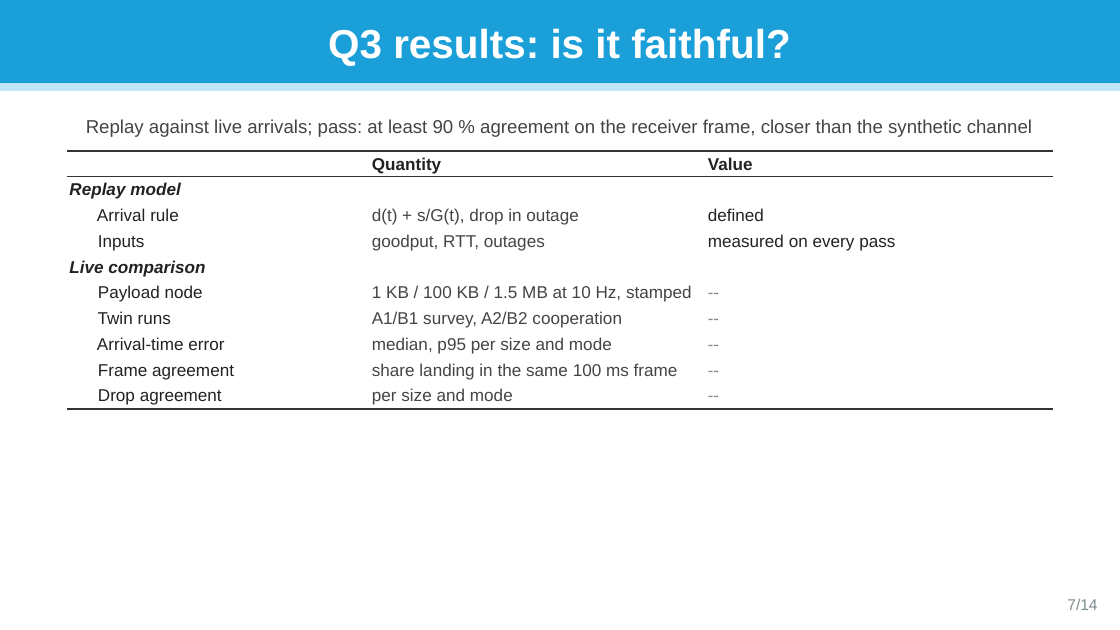
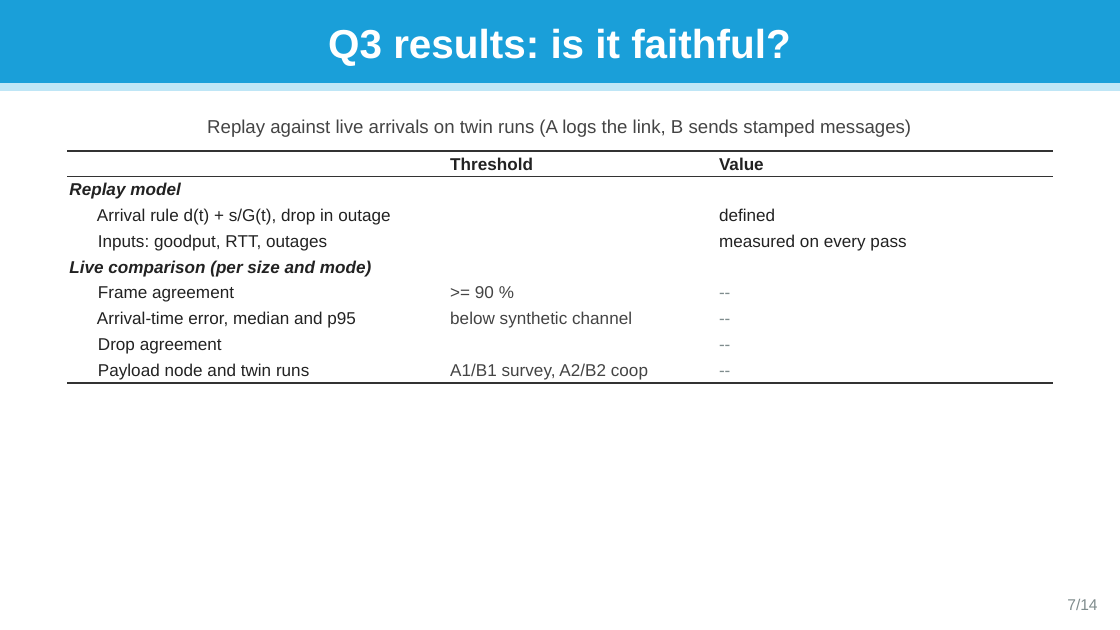
Before and after one commit to jorichee14/Others, a slide deck: slide 7 of scoop_testbed_paper/SCooP-iT_testbed_questions.pptx. Drawn at 1120x630 pixels with LibreOffice and Linux fonts; fonts in the diff are those of the drawing. Boxes give left, top, right and bottom in pixels: in the first picture for what was removed or moved away, otherwise in the second. Text is boxed around its words. In the diff, an @@ line names an element or a change of style, - is before the commit and + after.

```diff
--- a/scoop_testbed_paper/SCooP-iT_testbed_questions.pptx
+++ b/scoop_testbed_paper/SCooP-iT_testbed_questions.pptx
@@ text at [207, 119, 911, 137]: text changed @@
-Replay against live arrivals; pass: at least 90 % agreement on the receiver frame, closer than the synthetic channel
+Replay against live arrivals on twin runs (A logs the link, B sends stamped messages)
@@ table at [67, 151, 1053, 384] @@
-row 1, column 2: Quantity
+row 1, column 2: Threshold
-row 3: Arrival rule | d(t) + s/G(t), drop in outage | defined
-row 4: Inputs | goodput, RTT, outages | measured on every pass
-row 5: Live comparison |  | 
-row 6: Payload node | 1 KB / 100 KB / 1.5 MB at 10 Hz, stamped | --
-row 7: Twin runs | A1/B1 survey, A2/B2 cooperation | --
-row 8: Arrival-time error | median, p95 per size and mode | --
-row 9: Frame agreement | share landing in the same 100 ms frame | --
-row 10: Drop agreement | per size and mode | --
+row 3: Arrival rule d(t) + s/G(t), drop in outage |  | defined
+row 4: Inputs: goodput, RTT, outages |  | measured on every pass
+row 5: Live comparison (per size and mode) |  | 
+row 6: Frame agreement | >= 90 % | --
+row 7: Arrival-time error, median and p95 | below synthetic channel | --
+row 8: Drop agreement |  | --
+row 9: Payload node and twin runs | A1/B1 survey, A2/B2 coop | --
```
Also in this commit, not shown: 6 other slides changed, 1 other file.
